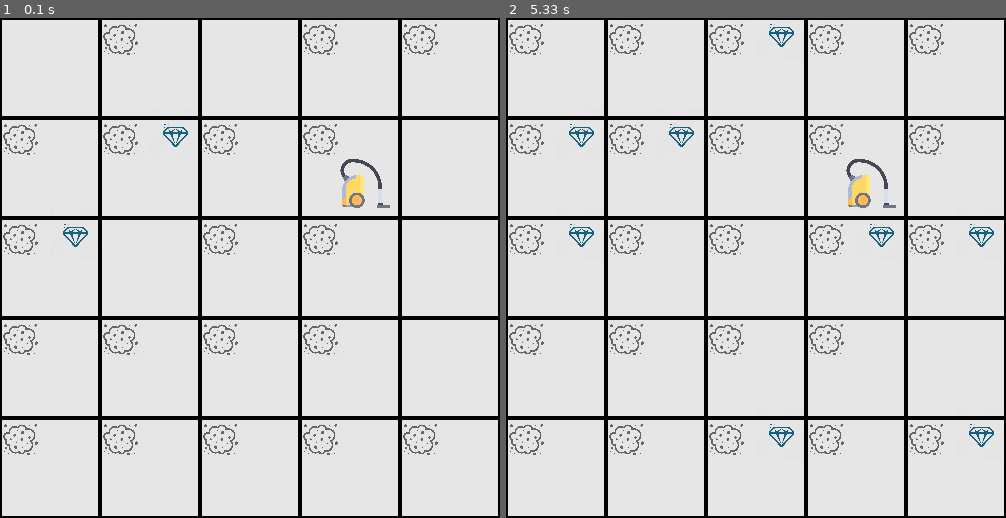
Above: before the commit, frames 1-2 (left to right).
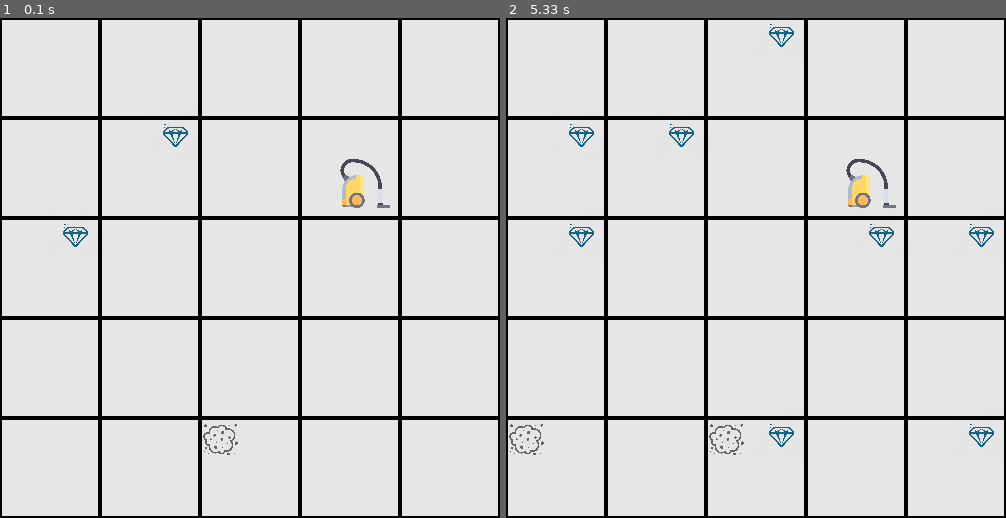
Above: after the commit, the same moments.

Repository: EloyMartinez/AI-TP1-UQAC
Game: pygame game, started from src/main.py
The game is run twice, just before and just after one commit, with the same random seed, the same clock (stepped at 60 frames per second) and the same inputs.
Inputs:
- Up to frame 1 (0.1 s): no input
- Up to frame 2 (5.33 s): no input

The runs differ from the first frame. In frame 1, 1.8% of the frame differs, in the area x 0-88%, y 1-88%; in frame 2, 2.1%.

Commit message:
quelques reglages mais encore des bugs

Diff:
--- a/src/agent/aspi.py
+++ b/src/agent/aspi.py
@@ -11,6 +11,7 @@
         self._ressources= ressources
         self._effecteurs= Effecteurs()
         self._bdi = Bdi()
+        self._points = 0
 
     def get_x(self):
         return self._x
@@ -42,11 +43,18 @@
     def set_bdi(self,bdi):
         self._bdi=bdi
 
+    def set_points(self, points):
+        self._points = points
+
+    def get_points(self):
+       return self._points
 
     #Fonction qui va permettre à l'aspirateur de connaitre la grille
     def useSensor(self,grid):
         #C'est un tableau
-        self._bdi.set_belief = grid.clone()
+        self._bdi.set_belief(grid.clone())
+       # print(grid.clone())
+       # print("Use sensor " + str(self._bdi.get_belief()))
 
 
     ## ATTENTION ICI, L'OBJET VA PRENDRE UNE VALEUR CAR ON LUI AFFECTE UNE VALEUR DE ARRAY
@@ -56,10 +64,11 @@
             for y in range(0, 5):
                 #Pour chaque Case de la grille que connait l'aspi
                 currentCase = self.get_bdi().get_belief()[x][y]
+                print("x : " + str(x) + " - y: " + str(y) + "//  currentCase :" +str(currentCase))
                 #Check pour voir la saleté
                 if(currentCase.get_dirt()):
                     #Si sale alors on clacule la distance avec la case courante avec distance()
-                    if(self.distance(self,closest,currentCase)):
+                    if(self.distance(closest,currentCase)):
                         #Si c'est la plus proche on affecte cette case a closest
                         closest = currentCase
         #A la fin du parcours de toutes les cases
@@ -67,6 +76,8 @@
         if(closest == []):
             return None  ### !!!!! WE HAVE TO CHECK IF RESULT IS NOT NONE
         #On retourne la case
+        print("La case la plus proche " + str(closest))
+        print("La case la plus proche X : " +str(closest.get_x()) + " // y : " + str(closest.get_y()))
         return closest
 
     #Calculer la norme entre 2 cases : la case actuelle et la case que l'on veut comparer
@@ -85,31 +96,47 @@
 
 
     def setIntent(self):
-        action = 'forceStart'  ## this action will allow us to check further actions
+        action = 'forceStart'  ## This action will allow us to check further actions
         actionList = []
-        node = aStar(self.get_bdi().get_belief())
+        print("get belief " + str(self.get_bdi().get_belief()))
+        print()
+        print("*******************************************************************************************************************************")
+        print()
+       # print(self.get_bdi().get_belief())
+        node = self.aStar(self.get_bdi().get_belief())
+        print("Current Case x : " + str(node.get_currentCase().get_x()))
+        print("Current Case y : " + str(node.get_currentCase().get_y()))
+
         while(action != 'origin'):
             action = node.get_action()
+            print("Action : " + str(action))
             node = node.get_parent()
             actionList.append(action)
-        self.set_bdi().set_intent(actionList)
+        self.get_bdi().set_intent(actionList)
 
     #Algo de recherche informé
     def aStar(self,grid):
         #On trouve la case que l'on veut
         goal = self.findBoxGoal()
+
         #On instancie un noeud sans parent, avec la norme avec la goal case, comme action origin, profondeur de 0 et la case courante
-        startNode = Noeud(None,0,self.norme(goal),'origin',0,grid.get_arr()[self.get_x()][self.get_y()])
+        startNode = Noeud(None,0,self.norme(goal),str('origin'),0,grid[self.get_x()][self.get_y()])
         if(goal==None):
             return startNode
         #Creation d'un objet vide
+
+        print("Goal find : En x " + str(goal.get_x()) + " - EN y " + str(goal.get_y()))
+        print("grid :" + str(grid))
         nodelist = []
         nodelist.append(startNode)
         while(not self.isGrabOrSuck(nodelist[0])):
+            print("Dans le while isGrabOrSuck")
             node = nodelist[0]
             del nodelist[0]
-            nodelist =+ node.expand(self.get_bdi().get_belief(),self)  ## we want to add list of extended nodes into list of nodes  //array concatination
-            sort(nodelist)# a implementer
+            nodelist = nodelist+node.expand(self.get_bdi().get_belief(),self)  ## we want to add list of extended nodes into list of nodes  //array concatination
+            for a in nodelist:
+                print(a.get_parent())
+            self.sort(nodelist)# a implementer
         return nodelist[0]
 
     #Point a mettre en global
@@ -143,4 +170,4 @@
             return False
 
     def sort(self, list_noeud):
-        list_noeud.sort(key=lambda x: x.get_cost+x.get_distance())
+        list_noeud.sort(key=lambda x: int(x.get_cost())+int(x.get_distance()))
--- a/src/agent/noeud.py
+++ b/src/agent/noeud.py
@@ -51,7 +51,16 @@
         if(goalCase!=None):
             for a in actions:
                 currentCase=self.actionCase(a,grid)
-                succesors.append(Noeud(self,self.get_parent.get_cost() + 1,self.norme(currentCase,goalCase),a,self.get_depth()+1,currentCase))
+                print("SELF.GET_PARENT")
+                print(self.get_parent())
+                print("L'action est : " + a)
+                if(self.get_parent() == None):
+                           # startNode = Noeud(None,0,self.norme(goal),str('origin'),0,grid[self.get_x()][self.get_y()])
+                    tmp = Noeud(self,1,self.norme(currentCase,goalCase),a,1,currentCase)
+                    print(tmp.get_parent())
+                    succesors.append(tmp)
+                else:
+                    succesors.append(Noeud(self,self.get_parent().get_cost() + 1,self.norme(currentCase,goalCase),a,self.get_depth()+1,currentCase))
             return succesors
         else:
             return None ### we have to check if return is none
@@ -63,22 +72,22 @@
 
     def possibleActions(self):
         actions = []
-        if self._currentCase.getJewel() == 1:
+        if self._currentCase.get_jewel() == 1:
             actions.append("grab")
-        if self._currentCase.getDirt() == 1:
+        if self._currentCase.get_dirt() == 1:
             actions.append("suck")
-        if self._currentCase.getPositionJ() != 4:
+        if self._currentCase.get_x() != 4:
             actions.append("right")
-        if self._currentCase.getPositionJ() != 0:
+        if self._currentCase.get_x() != 0:
             actions.append("left")
-        if self._currentCase.getPositionI() != 4:
+        if self._currentCase.get_y() != 4:
             actions.append("down")
-        if self._currentCase.getPositionI() != 0:
+        if self._currentCase.get_y() != 0:
             actions.append("up")
         return actions
 
     def actionCase(self,action,grid):
-        currentActionCase = (grid.get_arr())[self.get_currentCase().get_x()][self.get_currentCase().get_y()].clone()
+        currentActionCase = (grid)[self.get_currentCase().get_x()][self.get_currentCase().get_y()].clone()
         if(action == "grab"):
             currentActionCase.set_jewel(False)
         elif(action == "suck"):
@@ -86,21 +95,21 @@
             currentActionCase.set_dirt(False)
         elif(action == "right"):
             if(currentActionCase.get_x() < 4):
-                currentActionCase= (grid.get_arr())[self.get_currentCase().get_x()+1][self.get_currentCase().get_y()].clone()
-                print("RIGHT -> X : " + str(currentActionCase.get_x()) + " Y : " +str(currentActionCase.get_y()))
+                currentActionCase= (grid)[self.get_currentCase().get_x()+1][self.get_currentCase().get_y()].clone()
+                print("RIGHT -> X : " + str(currentActionCase.get_x()+1) + " Y : " +str(currentActionCase.get_y()))
         elif(action == "left"):
             if(currentActionCase.get_x() > 0):
-                currentActionCase= (grid.get_arr())[self.get_currentCase().get_x()-1][self.get_currentCase().get_y()].clone()
-                print("LEFT -> X : " +str(currentActionCase.get_x()) + " Y : " +str(currentActionCase.get_y()))
+                currentActionCase= (grid)[self.get_currentCase().get_x()-1][self.get_currentCase().get_y()].clone()
+                print("LEFT -> X : " +str(currentActionCase.get_x()-1) + " Y : " +str(currentActionCase.get_y()))
 
         elif(action == "down"):
             if(currentActionCase.get_y() < 4):
-                currentActionCase= (grid.get_arr())[self.get_currentCase().get_x()][self.get_currentCase().get_y()-1].clone()
-                print("DOWN -> X : " +str(currentActionCase.get_x()) + " Y : " +str(currentActionCase.get_y()))
+                currentActionCase= (grid)[self.get_currentCase().get_x()][self.get_currentCase().get_y()-1].clone()
+                print("DOWN -> X : " +str(currentActionCase.get_x()) + " Y : " +str(currentActionCase.get_y()-1))
 
         elif(action == "up"):
             if(currentActionCase.get_y() > 0):
-                currentActionCase= (grid.get_arr())[self.get_currentCase().get_x()][self.get_currentCase().get_y()-1].clone()
-                #print("UP -> X : " + str(currentActionCase.get_x()) + " Y : " + str(currentActionCase.get_y()))
+                currentActionCase= (grid)[self.get_currentCase().get_x()][self.get_currentCase().get_y()+1].clone()
+                print("UP -> X : " + str(currentActionCase.get_x()) + " Y : " + str(currentActionCase.get_y()+1))
 
         return currentActionCase
--- a/src/envir/case.py
+++ b/src/envir/case.py
@@ -52,7 +52,7 @@
     # Methodes
     def generate_jewel(self):
         prob = random.random()
-        if(prob<0.2):
+        if(prob<0.1):
             if (not self.get_jewel()):
                 self.set_jewel(True)
                 self.get_grid().add_jewel(self.get_x(),self.get_y())
@@ -62,7 +62,7 @@
 
     def generate_dirt(self):
         prob = random.random()
-        if(prob<0.7):
+        if(prob<0.1):
             if (not self.get_dirt()):
                 self.set_dirt(True)
                 self.get_grid().add_dirt(self.get_x(),self.get_y())
@@ -70,5 +70,6 @@
         else:
             self._dirt = False
 
+
     def clone(self):
         return Case(self.get_x(),self.get_y(),self.get_jewel(),self.get_dirt(),self.get_grid())
--- a/src/main.py
+++ b/src/main.py
@@ -35,9 +35,11 @@
 
     grille = Grid()
     aspi = Aspi(random.randint(0,4), random.randint(0,4), 1000)
-    print(aspi.get_x())
-    print(aspi.get_y())
+    print("Les coordonnées de l'aspi : ")
+    print("en x : " + str(aspi.get_x()))
+    print("en y : " + str(aspi.get_y()))
 
+    ''' TEST DU SORT
     noeud = [
             Noeud(None, 2, 3,"1", 1, grille.get_arr()[aspi.get_x()][aspi.get_y()]),
             Noeud(None, 0, 1,"2", 1, grille.get_arr()[aspi.get_x()][aspi.get_y()]),
@@ -48,10 +50,11 @@
     noeud.sort(key=lambda x: x.get_cost()+x.get_distance())
     for test in noeud:
         print(test.get_action())
+    '''
 
-#     aspi = Aspi(grille.randomPlace(), grille.randomPlace(), 1000)
+    #aspi = Aspi(grille.randomPlace(), grille.randomPlace(), 1000)
 
-   # a = grille.clone()
+    #a = grille.clone()
     grille.initialize()
 
    # grille.display()
@@ -67,6 +70,7 @@
     grille.add_vaccum(aspi.get_x(), aspi.get_y())
 
     sensor = sensor(True)
+
 
 #   aspi.get_effecteurs().move(aspi,"up")
 #    print(aspi.get_x())
@@ -92,6 +96,9 @@
 while True:
     grille.generate_environment()
     grille.main()
+    aspi.useSensor(grille)
+    aspi.setIntent()
+
     if(boole==False):
 
         ### CLONE GRILLE
